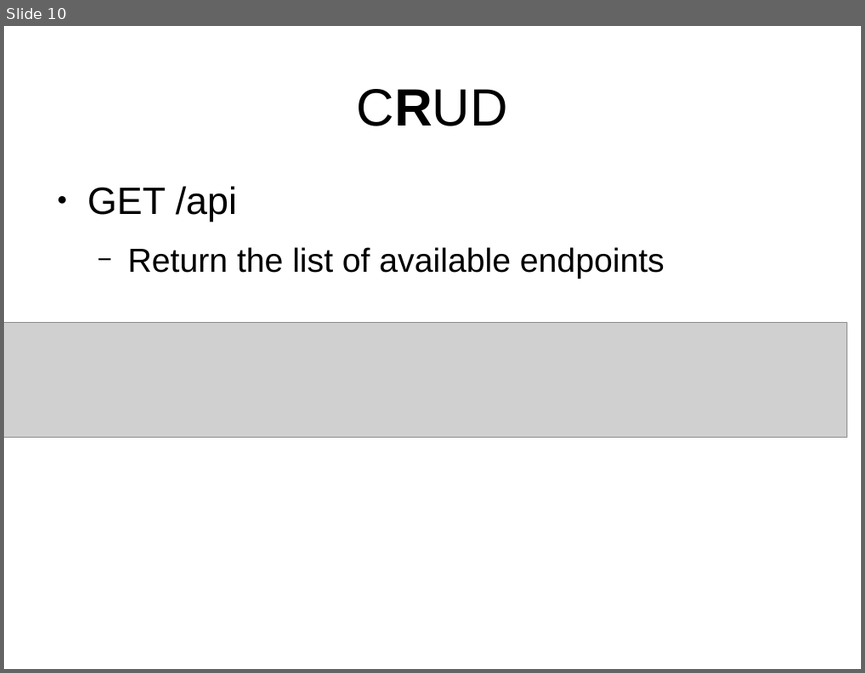
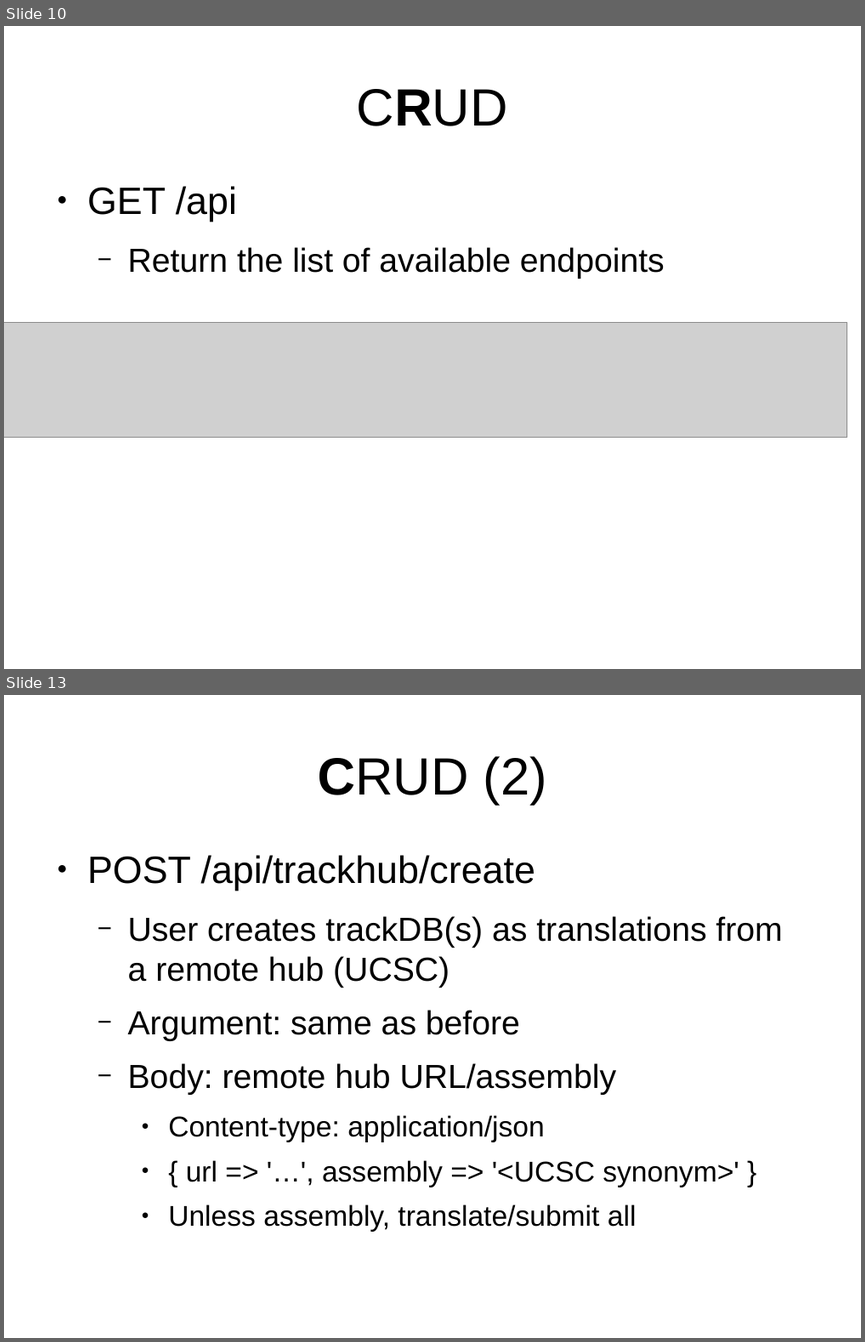
Before and after one commit to Ensembl/trackhub-registry, a slide deck: docs/code_review_07-05-15/talk.odp. Shown one above the other, each under a label of ours: slide 10 before the commit, slides 10 and 13 after it; the slides between them are not shown. The pictures are 865x673 and 865x1342 pixels, drawn with LibreOffice and Linux fonts; fonts in the diff are those of the drawing; grey boxes stand for pictures; background and template pictures are left out. Boxes give left, top, right and bottom in pixels: in the first picture for what was removed or moved away, otherwise in the second. Text is boxed around its words. In the diff, an @@ line names an element or a change of style, - is before the commit and + after.

```diff
--- a/docs/code_review_07-05-15/talk.odp
+++ b/docs/code_review_07-05-15/talk.odp
@@ slide 13 added at [4, 695, 861, 1338], background #FFFFFF @@
@@ title added at [318, 756, 547, 805], 44 pt, text #000000 @@
+CRUD (2)
@@ text added at [87, 855, 782, 1231], 28 pt, text #000000 @@
+● POST /api/trackhub/create
+  − User creates trackDB(s) as translations from a remote hub (UCSC)
+  − Argument: same as before
+  − Body: remote hub URL/assembly
+    ● Content-type: application/json
+    ● { url => '…', assembly => '<UCSC synonym>' }
+    ● Unless assembly, translate/submit all
```
Also in this commit, not shown: 3 slides changed, 6 other slides added.
